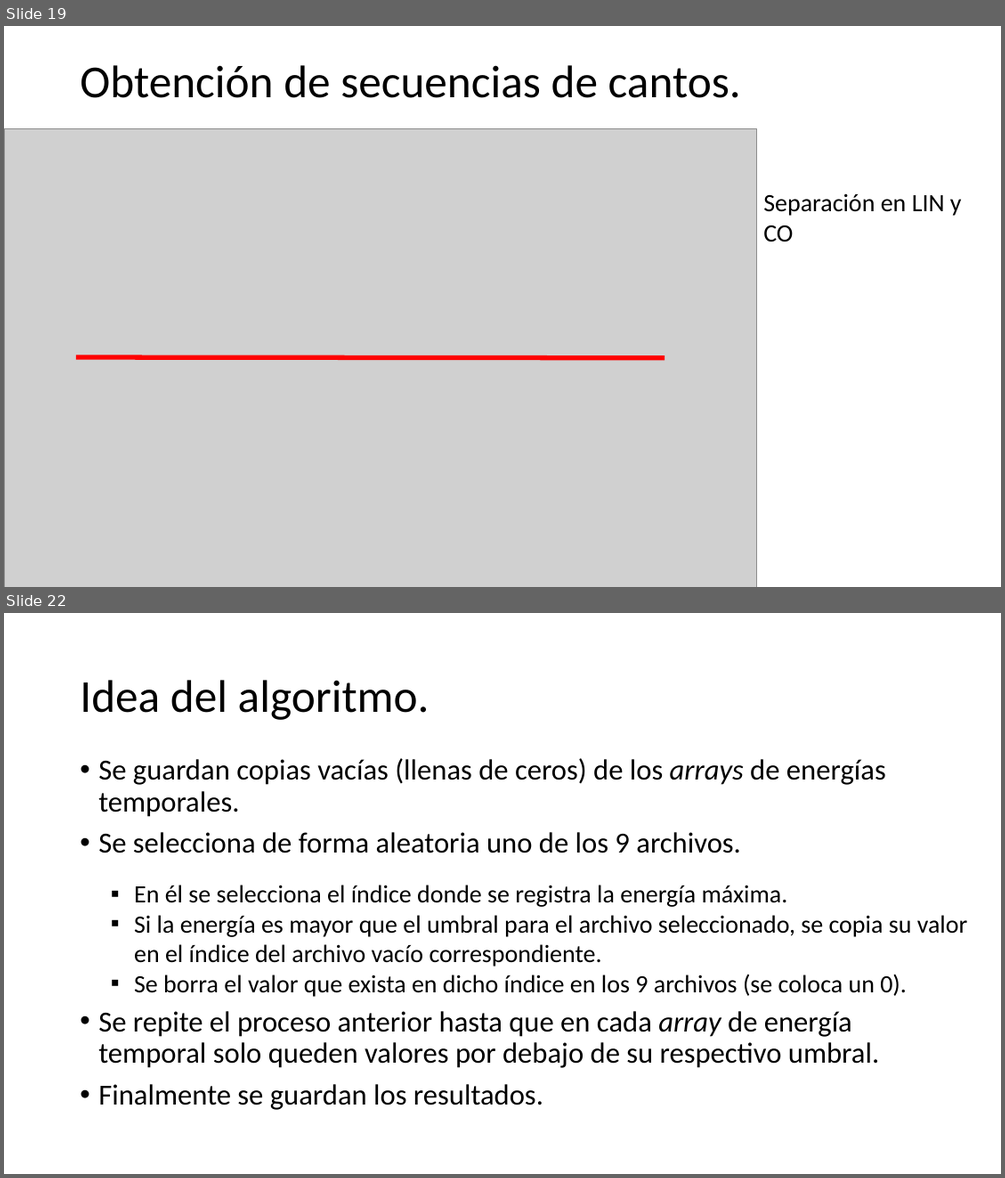
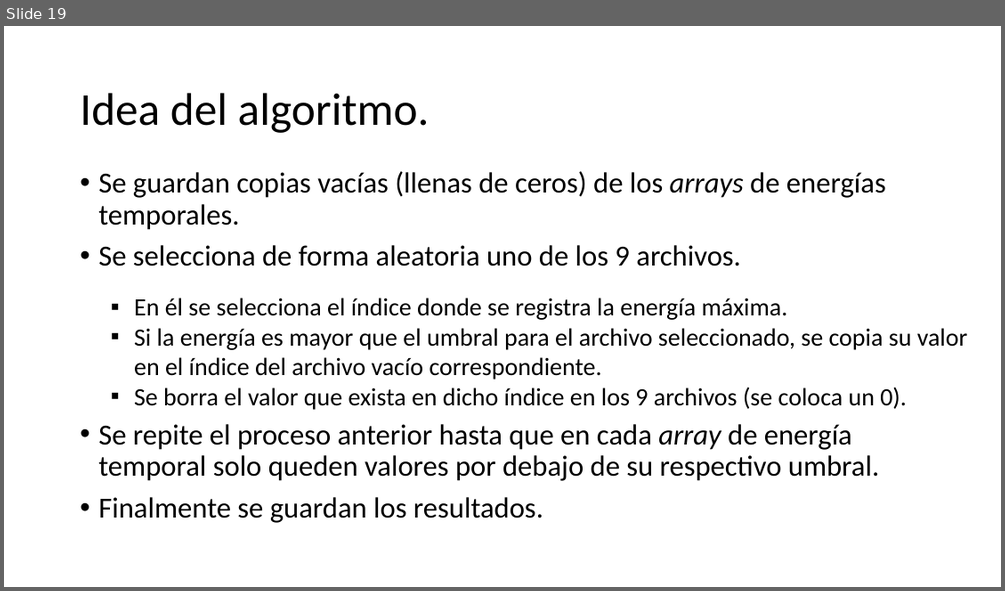
Before and after one commit to DanielMPMatCom/Identifying-Colines.-JCE-MatCom, a slide deck: presentation/Presentation.pptx. Shown one above the other, each under a label of ours: slides 19 and 22 before the commit, slide 19 after it; the slides between them are not shown. The pictures are 1005x1178 and 1005x591 pixels, drawn with LibreOffice and Linux fonts; fonts in the diff are those of the drawing; grey boxes stand for pictures. Boxes give left, top, right and bottom in pixels: in the first picture for what was removed or moved away, otherwise in the second. Text is boxed around its words. In the diff, an @@ line names an element or a change of style, - is before the commit and + after.

```diff
--- a/presentation/Presentation.pptx
+++ b/presentation/Presentation.pptx
@@ slide 19 removed at [4, 26, 1001, 587], background #FFFFFF @@
@@ title removed at [80, 65, 741, 98] @@
-Obtención de secuencias de cantos.
@@ picture removed at [4, 129, 756, 587] @@
@@ text removed at [763, 193, 962, 241] @@
-Separación en LIN y CO
@@ line removed from (76, 357) to (665, 358) @@
@@ what was slide 22 is now slide 19 @@
```
Also in this commit, not shown: 5 slides changed, 4 slides added, 5 other slides removed, 8 other files.
